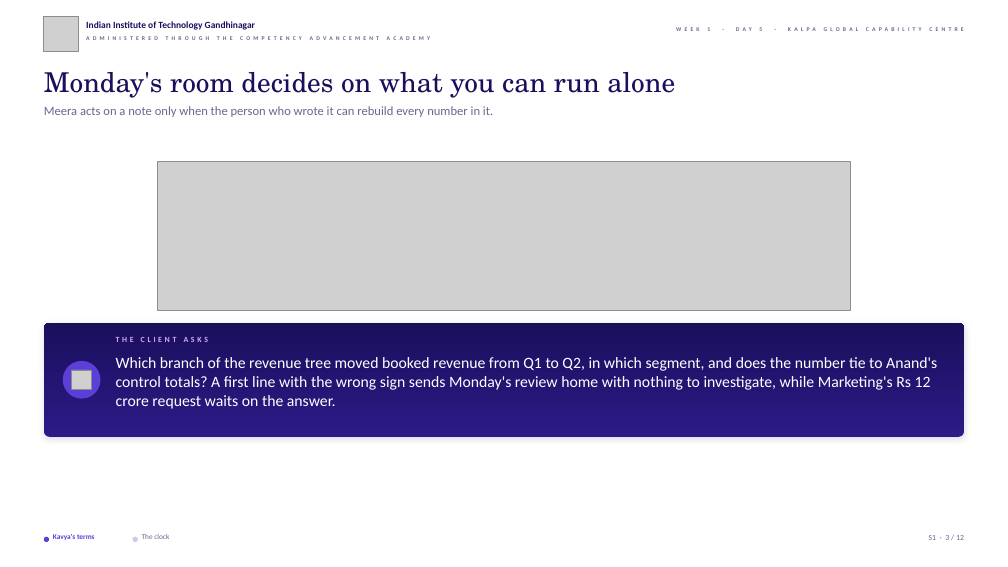
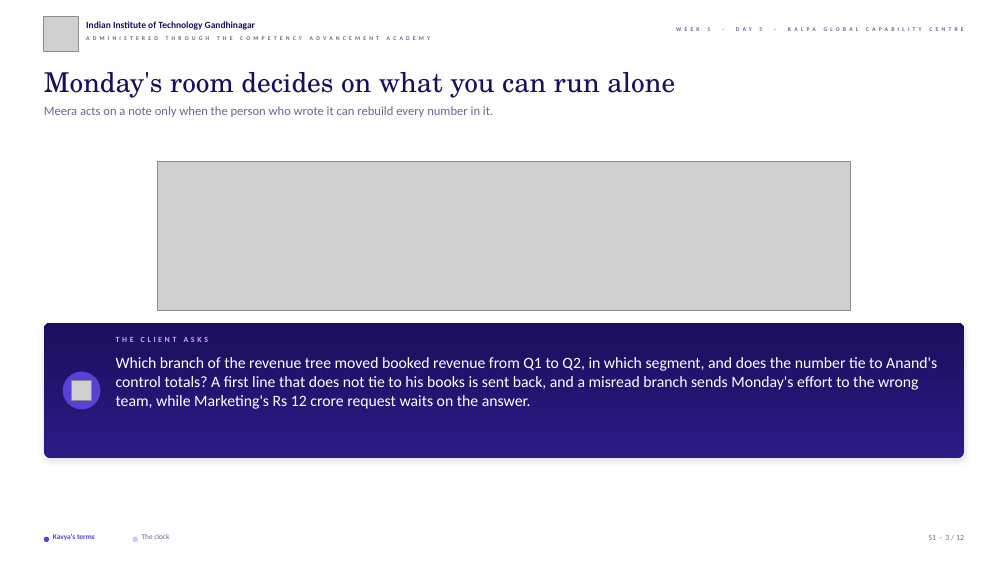
Before and after one commit to fde-academy-lab/c2-content-factory, a slide deck: slide 3 of content/W01/D5/slides/C2_W01_D05_lab_STUDENT.pptx. Drawn at 1008x567 pixels with LibreOffice and Linux fonts; fonts in the diff are those of the drawing; grey boxes stand for pictures; background and template pictures are left out. Boxes give left, top, right and bottom in pixels: in the first picture for what was removed or moved away, otherwise in the second. Text is boxed around its words. In the diff, an @@ line names an element or a change of style, - is before the commit and + after.

```diff
--- a/content/W01/D5/slides/C2_W01_D05_lab_STUDENT.pptx
+++ b/content/W01/D5/slides/C2_W01_D05_lab_STUDENT.pptx
@@ rounded rectangle: place and size @@
-rounded rectangle at (44,323,964,437)
+rounded rectangle at (44,323,964,458)
@@ text at (116,357,937,409): text changed @@
-Which branch of the revenue tree moved booked revenue from Q1 to Q2, in which segment, and does the number tie to Anand's control totals? A first line with the wrong sign sends Monday's review home with nothing to investigate, while Marketing's Rs 12 crore request waits on the answer.
+Which branch of the revenue tree moved booked revenue from Q1 to Q2, in which segment, and does the number tie to Anand's control totals? A first line that does not tie to his books is sent back, and a misread branch sends Monday's effort to the wrong team, while Marketing's Rs 12 crore request waits on the answer.
@@ ellipse: place and size @@
-ellipse at (63,361,101,399)
+ellipse at (63,372,101,410)
@@ picture: place and size @@
-picture at (72,370,91,389)
+picture at (72,381,91,401)
```
Also in this commit, not shown: 4 other slides changed, 2 other files.
